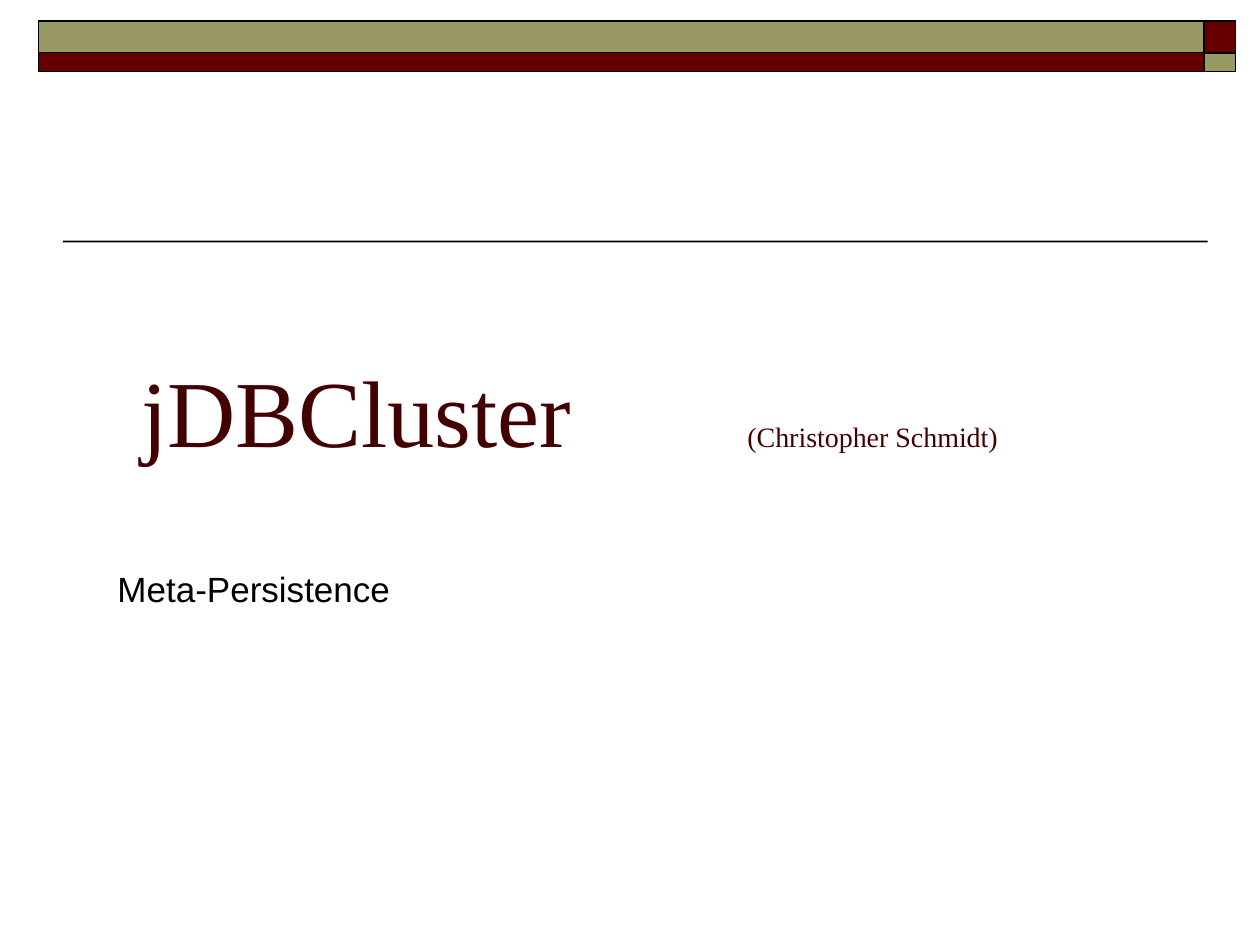
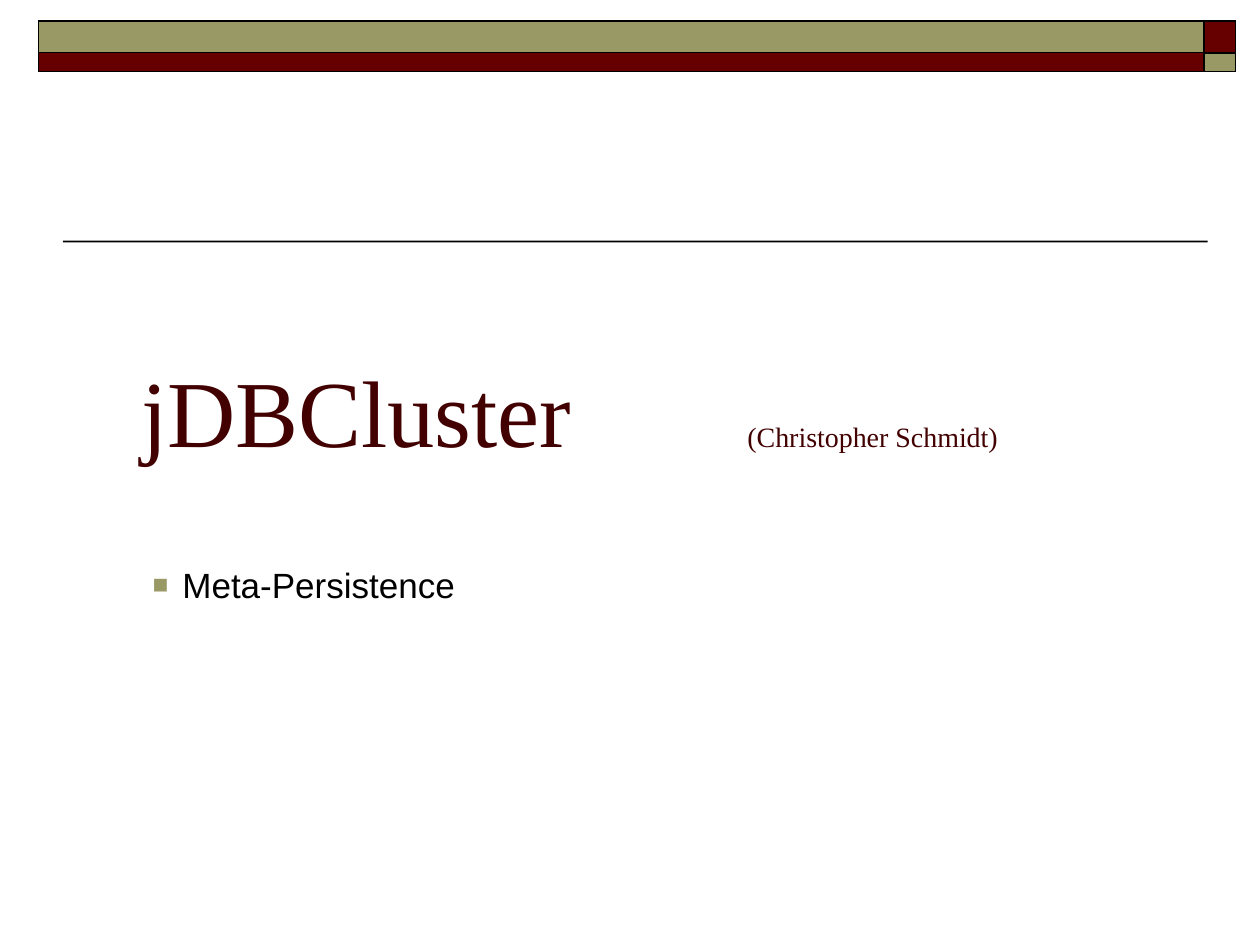
Before and after one commit to FaKod/JDBCluster, a slide deck: slide 1 of JDBCluster/Doc/MetaPersistence.odp. Drawn at 1260x945 pixels with LibreOffice and Linux fonts; fonts in the diff are those of the drawing. Boxes give left, top, right and bottom in pixels: in the first picture for what was removed or moved away, otherwise in the second. Text is boxed around its words. In the diff, an @@ line names an element or a change of style, - is before the commit and + after.

```diff
--- a/JDBCluster/Doc/MetaPersistence.odp
+++ b/JDBCluster/Doc/MetaPersistence.odp
@@ subtitle "Meta-Persistence" at (x1=182, y1=572, x2=455, y2=599): bullet none to ■; list level 1 to 2 in "Meta-Persistence" @@
```
Also in this commit, not shown: 1 other slide changed, 4 slides added, 5 slides removed.
